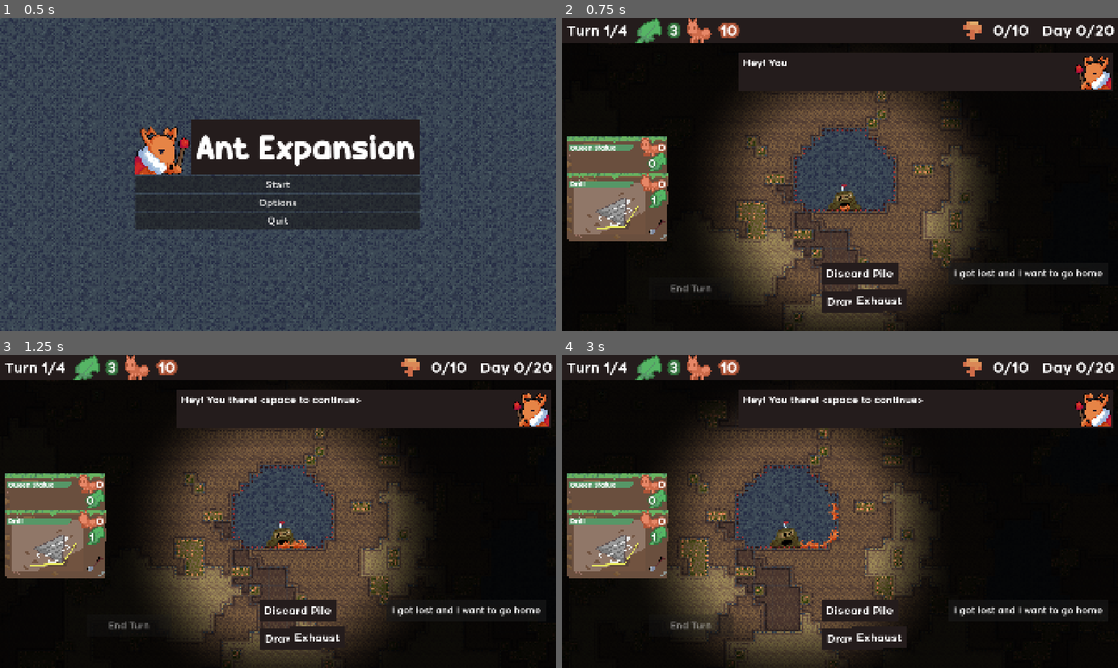
Above: before the commit, frames 1-4 (two rows, left to right).
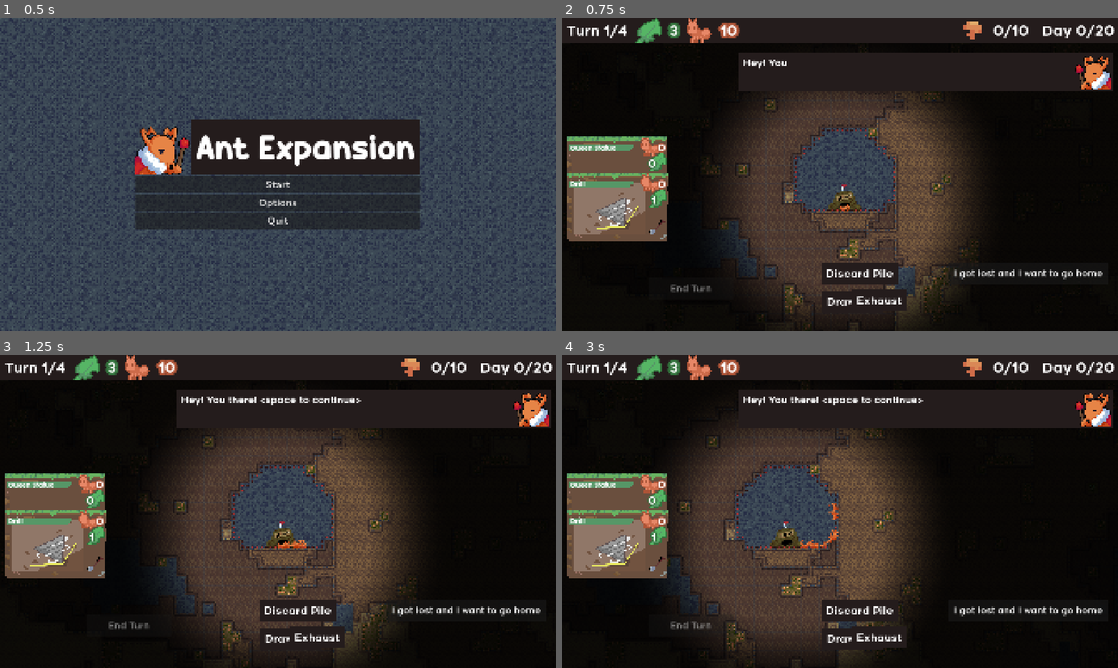
Above: after the commit, the same moments.

Repository: zunda-arrow/pizza-jam-16
Game: Godot game, scene res://menu/menu.tscn
The game is run twice, just before and just after one commit, with the same random seed, the same clock (stepped at 60 frames per second) and the same inputs. The engine's default icon, where the game draws it, is replaced by a stand-in: a white triangle on a blue panel in a dark square.
Inputs (mouse positions are in pixels of both pictures, inside the frame that each line leads up to):
- Up to frame 1 (0.5 s): no input
- Up to frame 2 (0.75 s): click "Start" at 0.5 s
- Up to frame 3 (1.25 s): no input
- Up to frame 4 (3 s): click "I got lost and I want to go h…" at 1.25 s; click "I got lost and I want to go h…" at 2 s; tap Enter at 2.75 s; move the mouse to (962, 495) at 2.77 s; hold D (right) from 2.78 s (still down); click (962, 495) at 2.92 s

Frame 1 is identical in both runs. In frame 2, 8.7% of the frame differs, in the area x 26-75%, y 23-100%; in frame 3, 8.7%; in frame 4, 9.0%, in the area x 17-65%, y 16-100%.

Commit message:
random seed

Diff:
--- a/game/Arena.tscn
+++ b/game/Arena.tscn
@@ -28,6 +28,7 @@
 
 [node name="Terrain" parent="." unique_id=333081327 instance=ExtResource("2_npdor")]
 unique_name_in_owner = true
+initial_seed = 0
 terrain_shape_noise = SubResource("FastNoiseLite_n65lt")
 light_dirt_noise = SubResource("FastNoiseLite_fq16a")
 rock_noise = SubResource("FastNoiseLite_4ggwo")
Not shown: 1 places in game/game.tscn that only renumber resources
